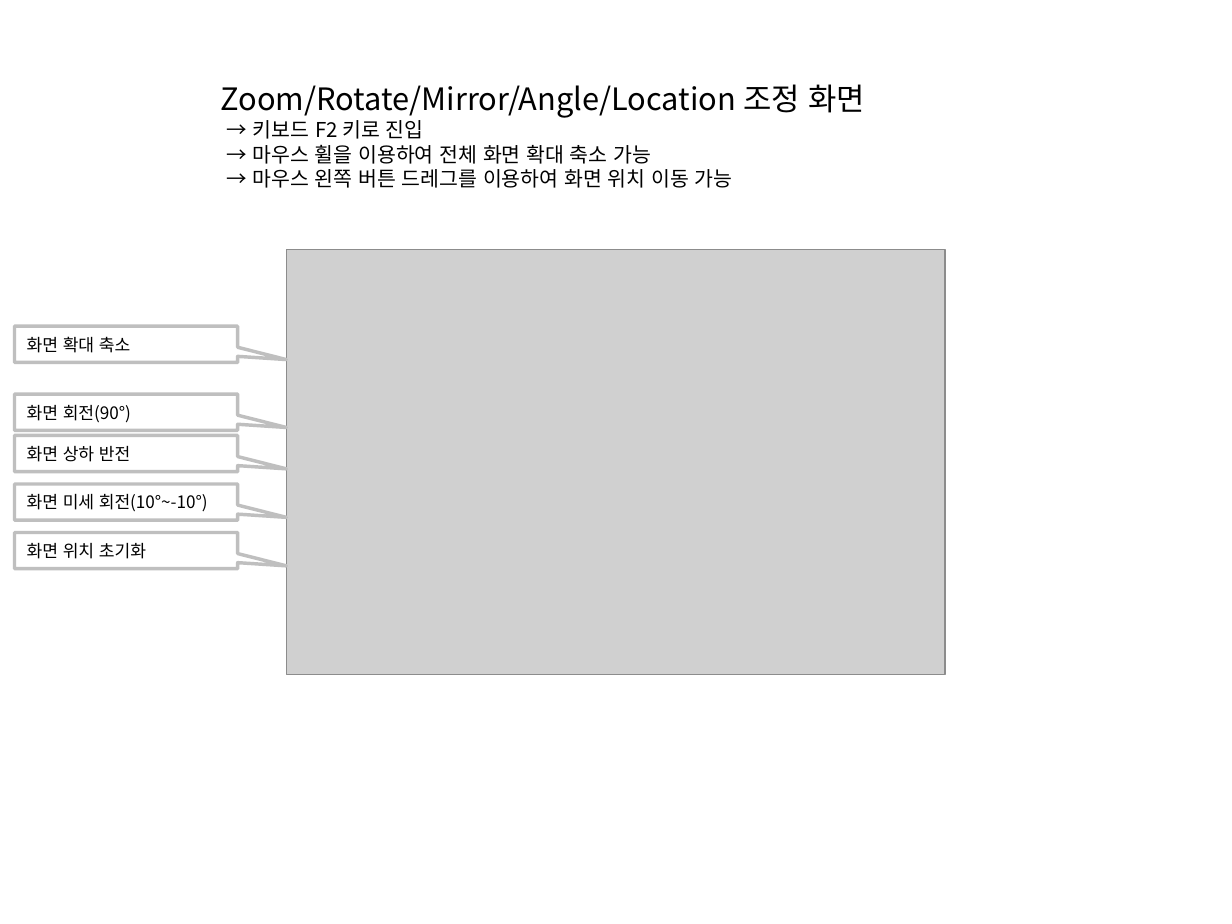
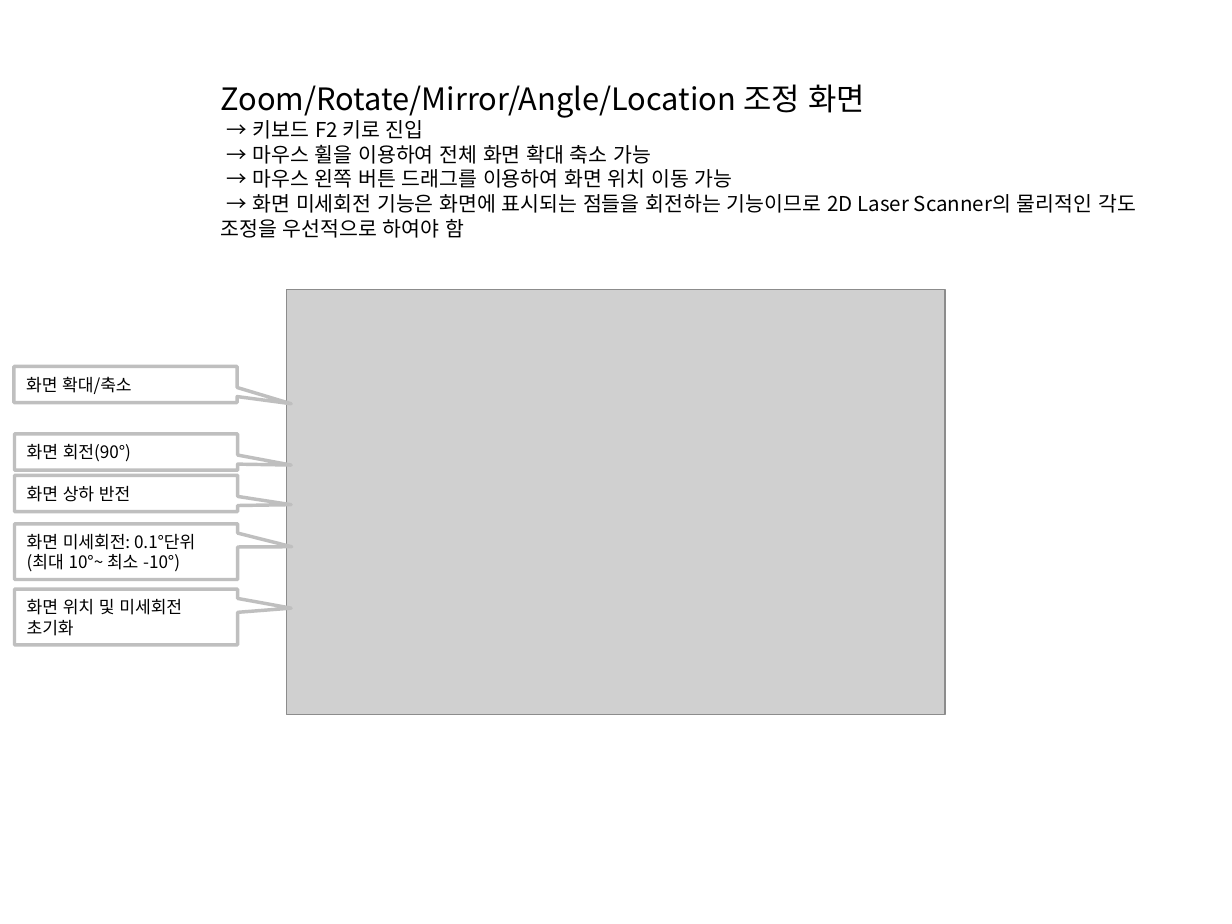
Before and after one commit to leesy24/AntiCollision_2D.application.windows32, a slide deck: slide 4 of 2D-AntiCollision Monitoring System.pptx (slide 3 before the commit). Drawn at 1232x924 pixels with LibreOffice and Linux fonts; fonts in the diff are those of the drawing; grey boxes stand for pictures. Boxes give left, top, right and bottom in pixels: in the first picture for what was removed or moved away, otherwise in the second. Text is boxed around its words. In the diff, an @@ line names an element or a change of style, - is before the commit and + after.

```diff
--- a/2D-AntiCollision Monitoring System.pptx
+++ b/2D-AntiCollision Monitoring System.pptx
@@ text at (221,169,1136,238): text changed @@
-→ 마우스 왼쪽 버튼 드레그를 이용하여 화면 위치 이동 가능
+→ 마우스 왼쪽 버튼 드래그를 이용하여 화면 위치 이동 가능
+→ 화면 미세회전 기능은 화면에 표시되는 점들을 회전하는 기능이므로 2D Laser Scanner의 물리적인 각도 조정을 우선적으로 하여야 함
@@ text in speech box at (26,376,131,394): text changed @@
-화면 확대 축소
+화면 확대/축소
@@ 3 speech boxes, 1 picture: place and size @@
-3 speech boxes, 1 picture at (15,250,945,675)
+3 speech boxes, 1 picture at (14,290,945,715)
@@ proportions changed in 5 elements at (15,434,238,469), (14,366,237,402), (15,476,238,511), (15,589,238,644), (15,524,238,579) @@
@@ speech box "화면 미세회전: 0.1°단위(최대 10°~ 최소 ...": place and size @@
-speech box "화면 미세회전: 0.1°단위(최대 10°~ 최소 ..." at (15,484,238,520)
+speech box "화면 미세회전: 0.1°단위(최대 10°~ 최소 ..." at (15,524,238,579)
@@ text in speech box at (27,534,195,572): text changed @@
-화면 미세 회전(10°~-10°)
+화면 미세회전: 0.1°단위(최대 10°~ 최소 -10°)
@@ speech box "화면 위치 및 미세회전 초기화": place and size @@
-speech box "화면 위치 및 미세회전 초기화" at (15,532,238,568)
+speech box "화면 위치 및 미세회전 초기화" at (15,589,238,644)
@@ text in speech box at (27,599,182,636): text changed @@
-화면 위치 초기화
+화면 위치 및 미세회전 초기화
```
Also in this commit, not shown: 2 other slides changed, 3 other files.
